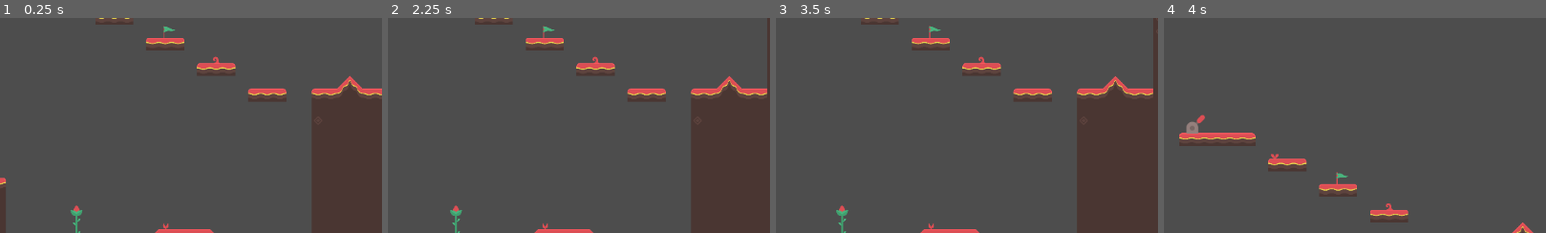
Above: before the commit, frames 1-4 (left to right).
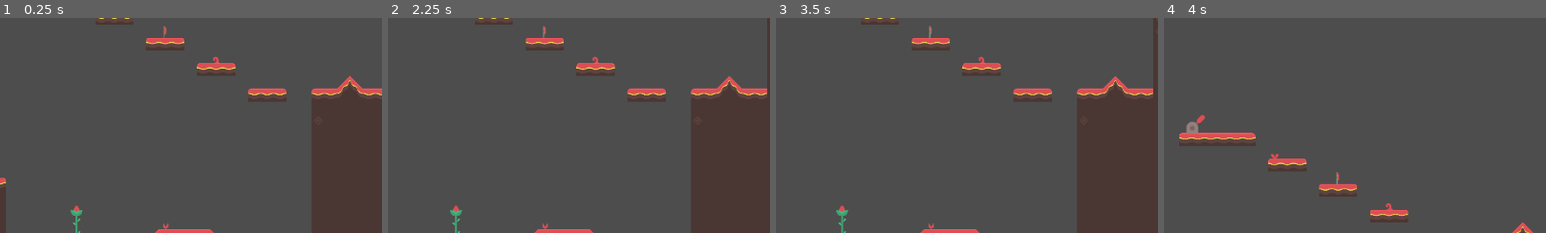
Above: after the commit, the same moments.

Repository: unsaltedkale/Quilt
Game: Godot game, scene res://Elena/elenatest.tscn
Same seed, same stepped clock (60 frames per second), same inputs: the game is played once before the commit and once after it. This scene is started directly instead of the project's main scene. The engine's default icon, where the game draws it, is replaced by a stand-in: a white triangle on a blue panel in a dark square.
Inputs (mouse positions are % of the whole screen's width and height, from its top left):
- Up to frame 1 (0.25 s): no input
- Up to frame 2 (2.25 s): move the mouse to (72, 45) at 0.52 s; hold D (move_right) 0.53-2.03 s; tap S (crouch) at 0.6 s; click (72, 45) at 0.67 s; tap Space (jump) at 0.77, 1.52 s; move the mouse to (30, 55) at 1.27 s; click (30, 55) at 1.35 s; move the mouse to (60, 28) at 2.02 s; hold A (move_left) from 2.03 s (still down); tap E (interact) at 2.1 s
- Up to frame 3 (3.5 s): move the mouse to (45, 70) at 2.77 s; release A (move_left) at 2.78 s; hold D (move_right) from 2.78 s (still down); tap S (crouch) at 2.85 s; click (45, 70) at 2.92 s; tap Space (jump) at 3.02 s
- Up to frame 4 (4 s): keep holding D (move_right); move the mouse to (80, 65) at 3.52 s; click (80, 65) at 3.6 s; tap Space (jump) at 3.77 s
The pictures show only the part of the screen within x 50-100%, y 36-86%; the shares and areas given below are measured in that part.

The runs differ from the first frame. In frame 1, less than 0.1% of the frame differs, in the area x 42-46%, y 3-10%; in frame 2, less than 0.1%; in frame 3, less than 0.1%; in frame 4, less than 0.1%, in the area x 45-49%, y 71-78%.

Commit message:
Dying fixed, Checkpoint Created

Diff:
--- a/Elena/Scripts/Player_Health.gd
+++ b/Elena/Scripts/Player_Health.gd
@@ -1,7 +1,7 @@
 extends Node
 
 @export var max_health: int = 1
-@onready var player_script: Player = $Player
+@onready var player_script: Player = get_parent() as Player
 
 var health: int
 
--- a/Elena/Scripts/checkpoint.gd
+++ b/Elena/Scripts/checkpoint.gd
@@ -1,6 +1,12 @@
 extends Area2D
 
+@onready var anim: AnimatedSprite2D = $AnimatedSprite2D
+
+func _ready():
+	anim.play("unactive_checkpoint")
 
 func _on_body_entered(body: Node2D) -> void:
 	if body.is_in_group("Player"):
 		body.set_checkpoint(global_position)
+		anim.play("active_checkpoint")
+		print("checkpoint activated")
--- a/Emily WIP/Scenes/player.tscn
+++ b/Emily WIP/Scenes/player.tscn
@@ -491,7 +491,6 @@
 [node name="GravityComponent" parent="." instance=ExtResource("6_ltfw8")]
 
 [node name="PlayerHealth" parent="." instance=ExtResource("7_d72cn")]
-max_health = null
 
 [node name="RecoilComponent" parent="." instance=ExtResource("8_7a16b")]
 
--- a/Emily WIP/Scripts/player.gd
+++ b/Emily WIP/Scripts/player.gd
@@ -81,15 +81,13 @@
 	spawn_player(spawn_point)
 
 func set_checkpoint(pos):
-
 	spawn_point = pos
 
-func spawn_player(spawn_point):
-	if spawn_point == Vector2.ZERO:
-		get_tree().reload_current_scene()
-		return
+func spawn_player(spawn_point: Vector2):
+	global_position = spawn_point
+	velocity = Vector2.ZERO
+	health_script.health = health_script.max_health
 
-	#global_position = spawn_point
 
 
 func shoot():
